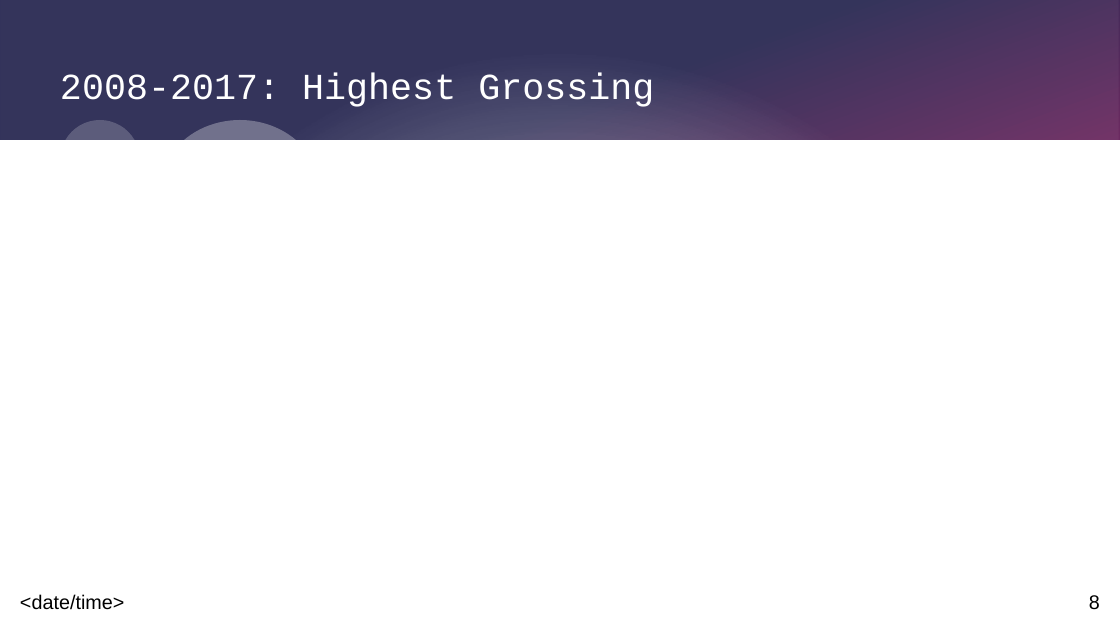
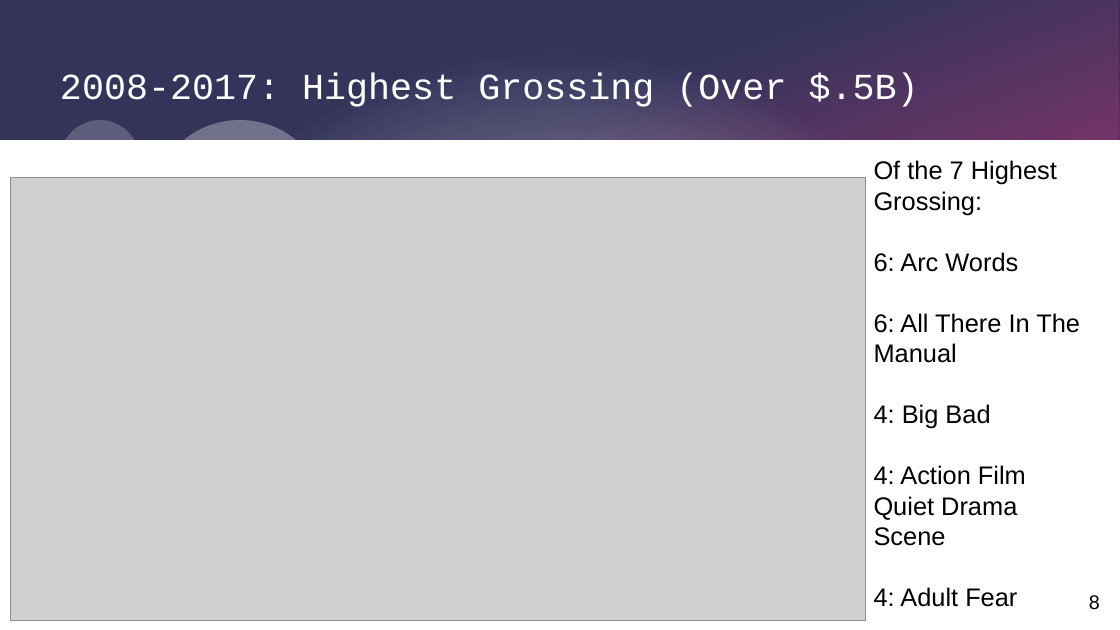
Before and after one commit to SacredFisher/Python_Project, a slide deck: slide 8 of SrikarP_FilmProject.pptx. Drawn at 1120x630 pixels with LibreOffice and Linux fonts; fonts in the diff are those of the drawing; grey boxes stand for pictures. Boxes give left, top, right and bottom in pixels: in the first picture for what was removed or moved away, otherwise in the second. Text is boxed around its words. In the diff, an @@ line names an element or a change of style, - is before the commit and + after.

```diff
--- a/SrikarP_FilmProject.pptx
+++ b/SrikarP_FilmProject.pptx
@@ title at (60,73,919,107): text changed @@
-2008-2017: Highest Grossing
+2008-2017: Highest Grossing (Over $.5B)
@@ picture added at (11,178,866,621) @@
@@ text added at (874,160,1080,607), 18 pt, text #000000 @@
+Of the 7 Highest Grossing:
+6: Arc Words
+6: All There In The Manual
+4: Big Bad
+4: Action Film Quiet Drama Scene
+4: Adult Fear
@@ text removed at (20,594,124,610) @@
-<date/time>
```
Also in this commit, not shown: 3 other slides changed, 2 slides added, 2 slides removed, 1 other file.
